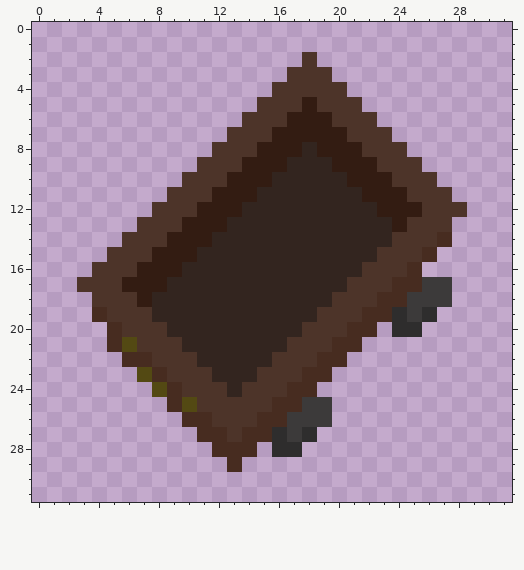
File history of a pixel-art sprite, Ye Troll-ey Problem/Assets/Textures/Objects/minecart_diag_R.png. Above is the file before it was changed.
The file is 32x32 pixels.
The same view after the edit:
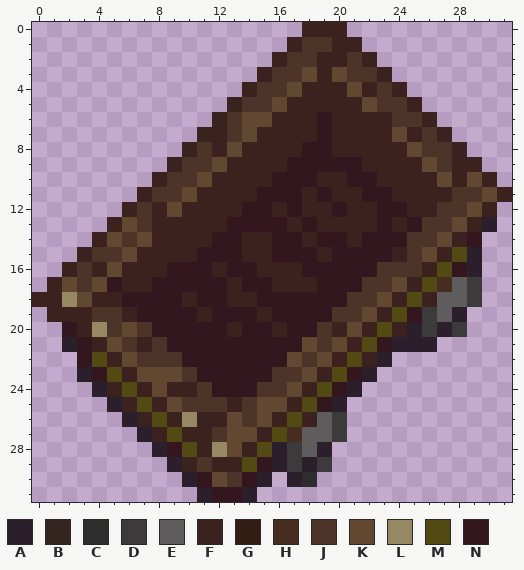
Palette (. is transparent): A #2b1f2c  B #33251f  C #2e2d2d  D #3c3a3a  E #5e5c5c  F #3b221f  G #331c12  H #472c20  J #4d3429  K #624831  L #968863  M #534913  N #33161e
From the commit log: minecarts diagonal
Change:
Changed rows in their new state; - is an unchanged pixel.
first column x 0:
 0 ------------------FFF-----------
 1 -----------------FJJFF----------
 2 ----------------FJ-FFJF---------
 3 ---------------FJ-KFKJJF--------
 4 --------------FJ-KFFFKFJF-------
 5 -------------FJ-KFFFFFKJJF------
 6 ------------FJKKFFFNFFFFJJF-----
 7 -----------FF-KFFFFNFFFFKFJF----
 8 ----------FJFKFFFFNNFFFFFKJJF---
 9 ---------FJ-KFFFFNNNNNFFFFKJFF--
10 --------FJ-KFFFFNNNFFNNFFFFKFKF-
11 -------FJ-KFFFFNNNFNFFNNFFFFJJKF
12 ------FJFKFFFFNNFNFFNFFNNFF--KF-
13 -----FK-FFFFFNNNNFNFFFFNFN--KFA-
14 ----FK-KFFFFNNFFNNFNNFNNN--KFN--
15 ---FJ-KFFFFNNNFFNNNFNNNNF-KFMA--
16 --FJFKFFFNNNFNNFFFNNNNN--JFMNA--
17 -FK-KNFFNNNNNFNNFFFNNN--KFMHED--
18 FFLKFFNNNNFNNFFNNNNNN--KFMFEED--
19 -FFFJ-FNNNNFNNNFNNNN--KFMNDEA---
20 --NFLJK-NNNNNFNNFNN-FKFMFADAD---
21 --ANFKJF-NNNNNNNNNK-KFMNAAA-----
22 ---NMFKJ--NNNNNNNK-KFMFA--------
23 ---ANMFKKK-NNNNN--KFMNA---------
24 ----AFMFKFF-NNN--KFMNA----------
25 -----AFMFKJ--F-KKFMNA-----------
26 ------AFMFLFFK-KFMFED-----------
27 -------AFMFFJKKFMHEED-----------
28 --------ANMFLKFMADEA------------
29 ---------AFJFFMNADAD------------
30 ----------ANKJNA-AC-------------
31 -----------ANNA-----------------
Boxes around the changes in both pictures, in picture pixels (x1, y1, x2, y2):
changed: (32, 22, 512, 502)
